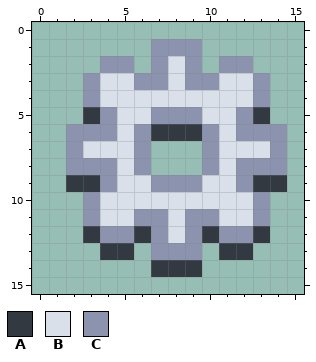
File history of a pixel-art sprite, Assets/Icons/Pause.png. The first picture shows the starting point.
The file is 16x16 pixels.
Palette (. is transparent): A #333941  B #dae0ea  C #8b93af
Pixels before, first column x 2:
 1 .....CCC.....
 2 ..CC.CBC.CC..
 3 .CBBCCBCCBBC.
 4 .CBBBBBBBBBC.
 5 .ACBBCCCBBCA.
 6 CCCBCAAACBCCC
 7 CBBBC...CBBBC
 8 CCCBC...CBCCC
 9 AACBBCCCBBCAA
10 .CBBBBBBBBBC.
11 .CBBCCBCCBBC.
12 .ACCACBCACCA.
13 ..AA.CCC.AA..
14 .....AAA.....
Once edited:
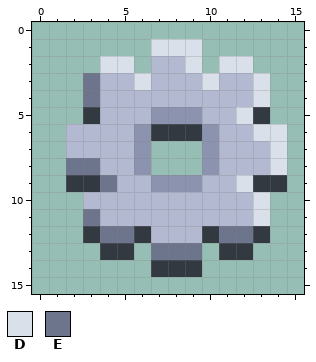
Colours new in this view: D #dae0ea  E #6d758d
From old to new:
colour B: #dae0ea -> #b3b9d1
y 1: x 7..9 CCC -> DDD
y 2: x 4..5 CC -> DD; x 7 C -> B; x 9 C -> D; x 11..12 CC -> DD
y 3: x 3 C -> E; x 6..7 CC -> DB; x 9..10 CC -> BD; x 13 C -> D
y 4: x 3 C -> E; x 13 C -> D
y 5: x 4 C -> B; x 12 C -> D
y 6: x 2..4 CCC -> BBB; x 12..14 CCC -> BDD
y 7: x 2 C -> B; x 14 C -> D
y 8: x 2..4 CCC -> EEB; x 12..14 CCC -> BBD
y 9: x 4 C -> E; x 12 C -> D
y 10: x 3 C -> B; x 13 C -> D
y 11: x 3 C -> E; x 6..7 CC -> BB; x 9..10 CC -> BB; x 13 C -> D
y 12: x 4..5 CC -> EE; x 7 C -> B; x 9 C -> B; x 11..12 CC -> EE
y 13: x 7..9 CCC -> EEE
Changed places in both pictures, as pixel boxes (x1, y1, x2, y2):
changed: (66, 39, 287, 260)
